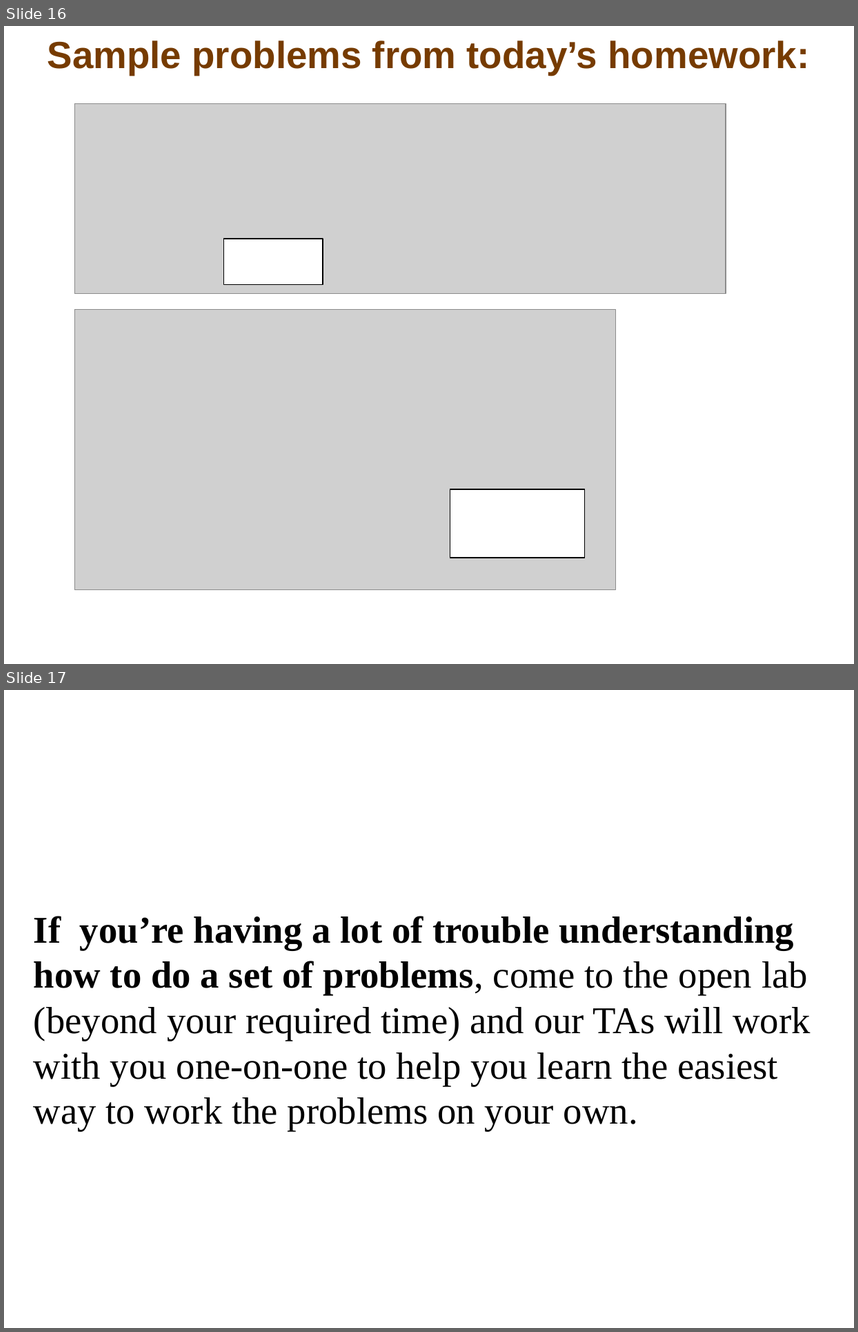
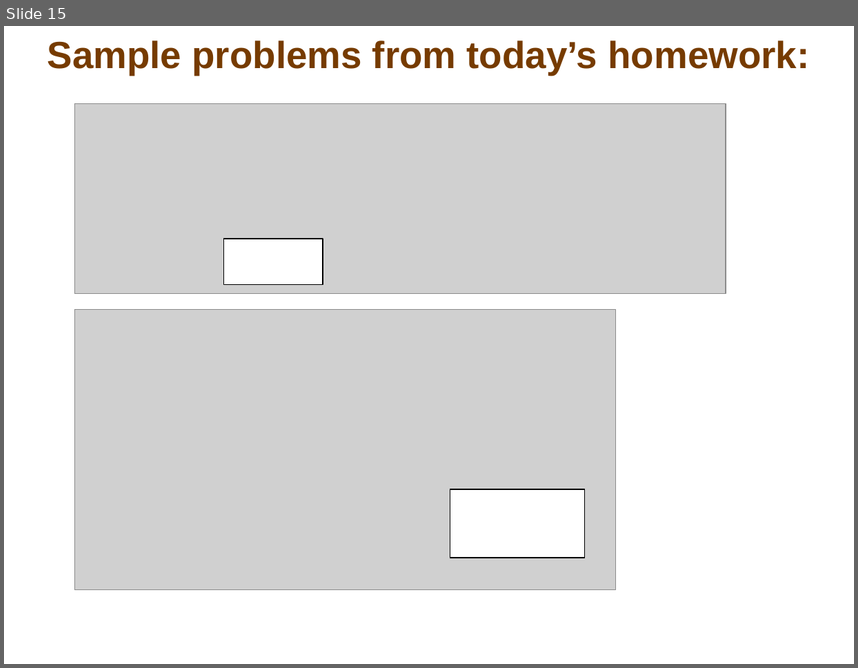
Before and after one commit to tyler-skorczewski-math/tyler-skorczewski-math.github.io, a slide deck: math90/Math90Lecture_1_6-7_2-1.pptx. Shown one above the other, each under a label of ours: slides 16 and 17 before the commit, slide 15 after it. The pictures are 858x1332 and 858x668 pixels, drawn with LibreOffice and Linux fonts; fonts in the diff are those of the drawing; grey boxes stand for pictures. Boxes give left, top, right and bottom in pixels: in the first picture for what was removed or moved away, otherwise in the second. Text is boxed around its words. In the diff, an @@ line names an element or a change of style, - is before the commit and + after.

```diff
--- a/math90/Math90Lecture_1_6-7_2-1.pptx
+++ b/math90/Math90Lecture_1_6-7_2-1.pptx
@@ slide 17 removed at (x1=4, y1=690, x2=854, y2=1328), background #FFFFFF @@
@@ text removed at (x1=34, y1=916, x2=811, y2=1131) @@
-If you’re having a lot of trouble understanding how to do a set of problems, come to the open lab (beyond your required time) and our TAs will work with you one-on-one to help you learn the easiest way to work the problems on your own.
@@ what was slide 16 is now slide 15 @@
```
Also in this commit, not shown: 3 other slides removed, 6 other files.
